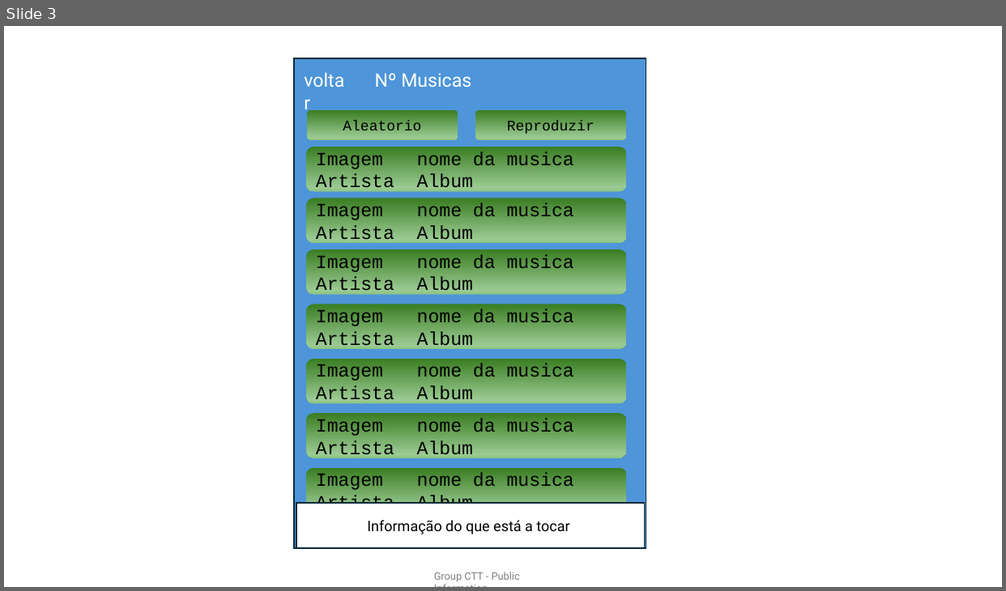
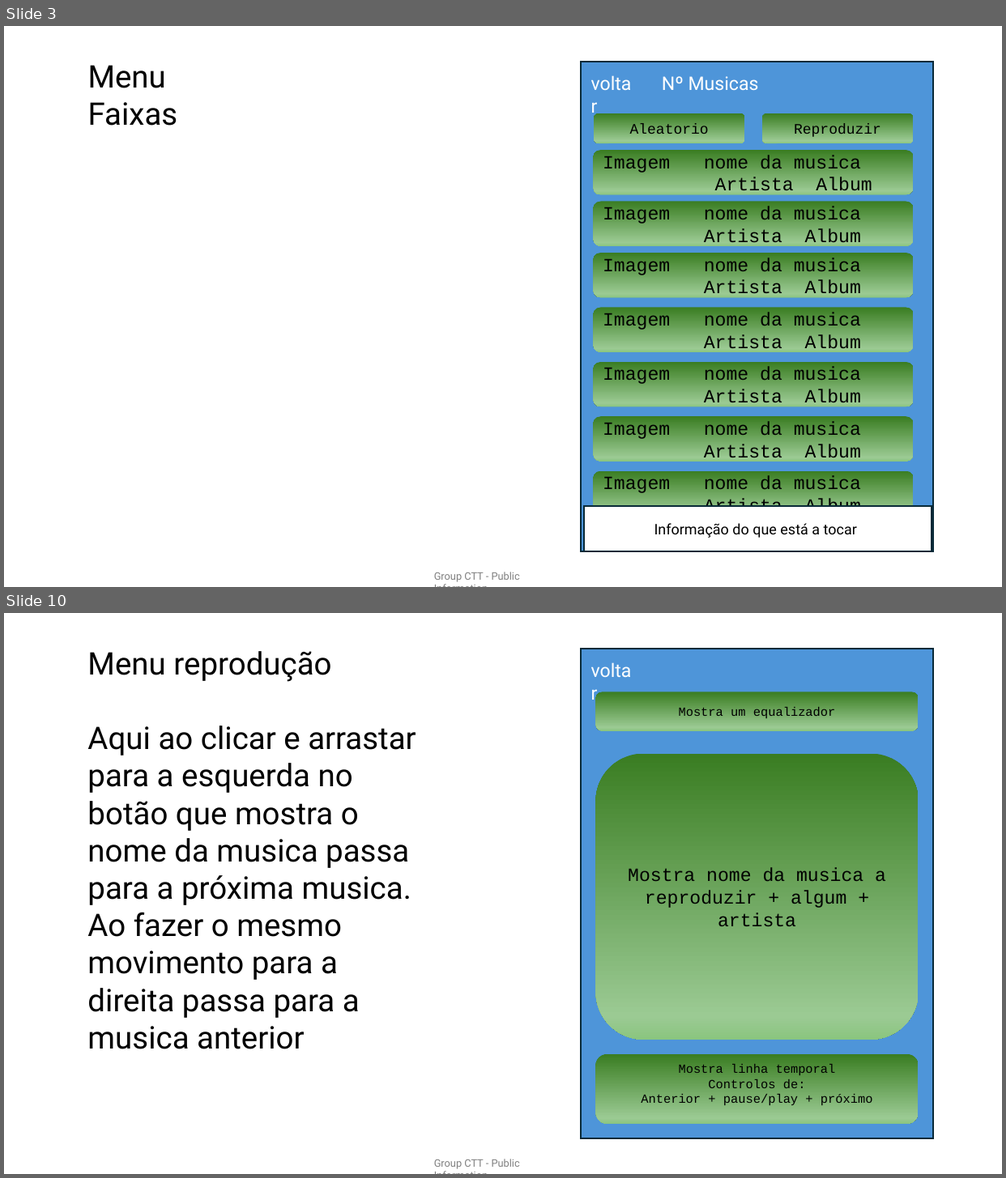
Before and after one commit to Victor-Candeias/VCCMusic, a slide deck: Documents/Layout.pptx. Shown one above the other, each under a label of ours: slide 3 before the commit, slides 3 and 10 after it; the slides between them are not shown. The pictures are 1006x591 and 1006x1178 pixels, drawn with LibreOffice and Linux fonts; fonts in the diff are those of the drawing. Boxes give left, top, right and bottom in pixels: in the first picture for what was removed or moved away, otherwise in the second. Text is boxed around its words. In the diff, an @@ line names an element or a change of style, - is before the commit and + after.

```diff
--- a/Documents/Layout.pptx
+++ b/Documents/Layout.pptx
@@ slide 10 added at box(4, 613, 1002, 1174), background #FFFFFF; not listed: 1 template element that a slide beside it also shows @@
@@ text added at box(87, 651, 415, 1050), 30 pt, text #000000 @@
+Menu reprodução
+Aqui ao clicar e arrastar para a esquerda no botão que mostra o nome da musica passa para a próxima musica.
+Ao fazer o mesmo movimento para a direita passa para a musica anterior
@@ rectangle added at box(582, 649, 933, 1139), fill #4E95D9, outline #092A39 1.5 pt @@
@@ text added at box(583, 655, 645, 685), 18 pt, text #FFFFFF @@
+voltar
@@ rounded rectangle added at box(596, 692, 918, 730), fill gradient #3B7D23 to #9CCA94 to #8AC680, 12 pt, text #000000 @@
+Mostra um equalizador
@@ rounded rectangle added at box(596, 754, 918, 1040), fill gradient #3B7D23 to #9CCA94 to #8AC680, 18 pt, text #000000 @@
+Mostra nome da musica a reproduzir + algum + artista
@@ rounded rectangle added at box(596, 1054, 918, 1124), fill gradient #3B7D23 to #9CCA94 to #8AC680, 12 pt, text #000000 @@
+Mostra linha temporal
+Controlos de:
+Anterior + pause/play + próximo
@@ slide 3 changed as well @@
@@ text added at box(88, 65, 178, 126), 30 pt, text #000000 @@
+Menu Faixas
@@ 9 rounded rectangles, 2 rectangles, 2 texts: place and size @@
-9 rounded rectangles, 2 rectangles, 2 texts at box(295, 58, 646, 548)
+9 rounded rectangles, 2 rectangles, 2 texts at box(582, 62, 933, 552)
```
Also in this commit, not shown: 2 other slides changed, 7 other slides added, 11 other files.
